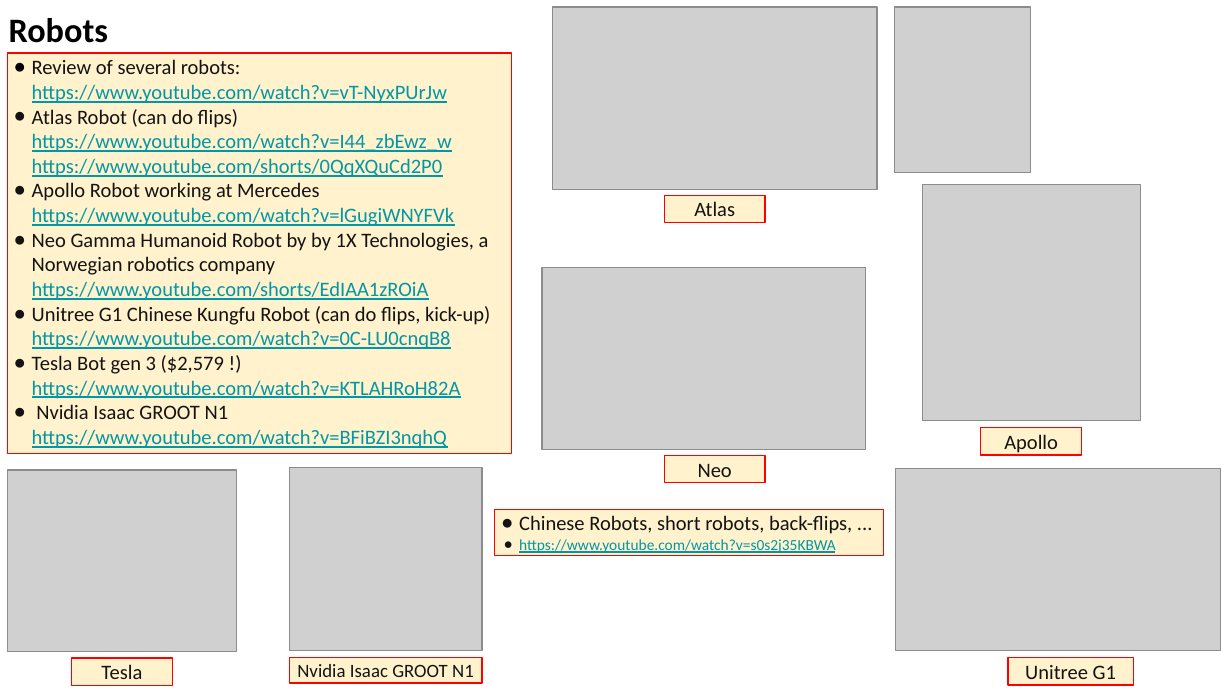
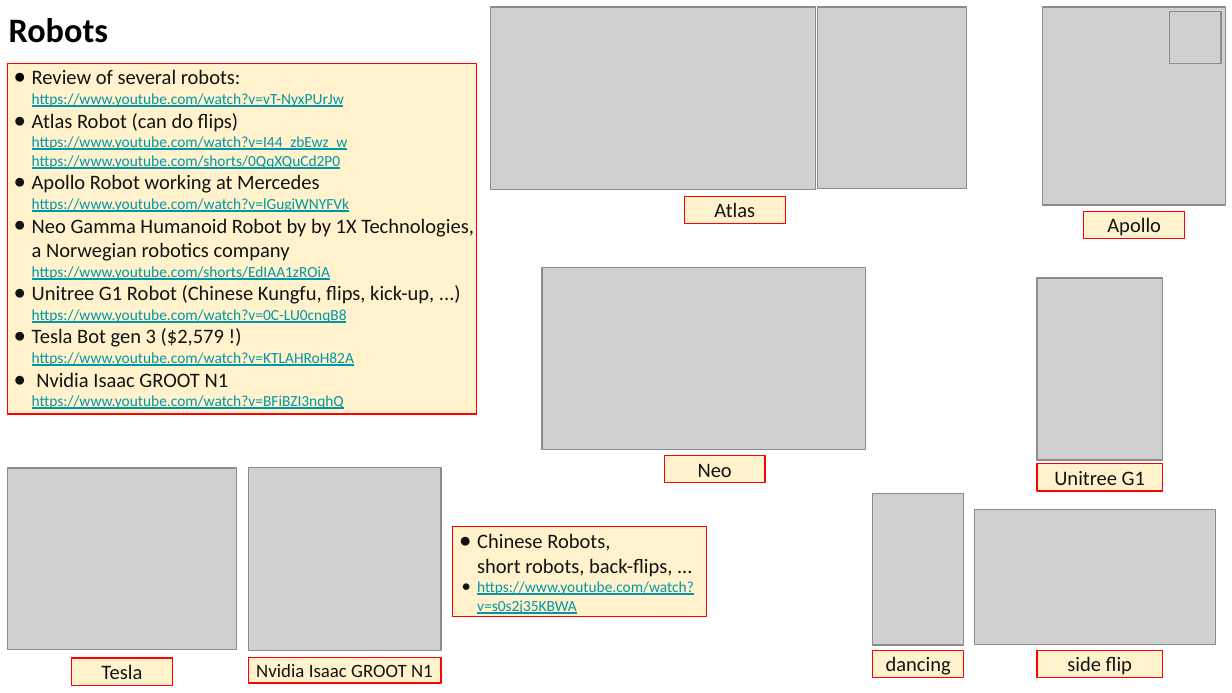
Before and after one commit to lselector/seminar, a slide deck: slide 17 of 2025/2025-03-28-AI-Updates.pptx (slide 16 before the commit). Drawn at 1232x693 pixels with LibreOffice and Linux fonts; fonts in the diff are those of the drawing; grey boxes stand for pictures. Boxes give left, top, right and bottom in pixels: in the first picture for what was removed or moved away, otherwise in the second. Text is boxed around its words. In the diff, an @@ line names an element or a change of style, - is before the commit and + after.

```diff
--- a/2025/2025-03-28-AI-Updates.pptx
+++ b/2025/2025-03-28-AI-Updates.pptx
@@ picture: place and size @@
-picture at [552, 7, 877, 190]
+picture at [490, 7, 816, 190]
@@ picture added at [817, 7, 966, 190] @@
@@ picture removed at [894, 7, 1030, 172] @@
@@ picture added at [1042, 7, 1225, 206] @@
@@ picture added at [1169, 12, 1221, 64] @@
@@ rectangle "Review of several robots: https://www.youtube.com/watch?v=vT ...": place and size @@
-rectangle "Review of several robots: https://www.youtube.com/watch?v=vT ..." at [7, 53, 511, 453]
+rectangle "Review of several robots: https://www.youtube.com/watch?v=vT ..." at [7, 63, 477, 414]
@@ text in rectangle at [32, 69, 474, 409]: size 12 to 9 pt in "https://www.youtube.com/watch?v=vT-NyxPUrJw", "https://www.youtube.com/watch?v=I44_zbEwz_w https://www.yout ...", "https://www.youtube.com/watch?v=lGugiWNYFVk", "https://www.youtube.com/shorts/EdIAA1zROiA" and 2 more places @@
@@ rectangle "Atlas": place and size @@
-rectangle "Atlas" at [664, 196, 765, 223]
+rectangle "Atlas" at [685, 196, 786, 223]
@@ picture removed at [923, 185, 1141, 421] @@
@@ rectangle "Apollo": place and size @@
-rectangle "Apollo" at [981, 428, 1082, 455]
+rectangle "Apollo" at [1084, 211, 1185, 238]
@@ text in rectangle at [32, 285, 434, 323]: text changed @@
-● Unitree G1 Chinese Kungfu Robot (can do flips, kick-up)
-  https://www.youtube.com/watch?v=0C-LU0cnqB8
+● Unitree G1 Robot (Chinese Kungfu, flips, kick-up, ...)
+  https://www.youtube.com/watch?v=0C-LU0cnqB8
@@ picture added at [1037, 278, 1163, 461] @@
@@ picture: place and size @@
-picture at [290, 468, 483, 650]
+picture at [249, 468, 442, 650]
@@ rectangle "Unitree G1": place and size @@
-rectangle "Unitree G1" at [1008, 658, 1133, 685]
+rectangle "Unitree G1" at [1037, 463, 1163, 490]
@@ picture added at [872, 494, 963, 646] @@
@@ rectangle "Chinese Robots, short robots, back-flips, ...": place and size @@
-rectangle "Chinese Robots, short robots, back-flips, ..." at [495, 509, 883, 554]
+rectangle "Chinese Robots, short robots, back-flips, ..." at [453, 527, 707, 617]
@@ picture: place and size @@
-picture at [896, 468, 1221, 650]
+picture at [975, 510, 1216, 646]
@@ rectangle "Nvidia Isaac GROOT N1": place and size @@
-rectangle "Nvidia Isaac GROOT N1" at [290, 658, 483, 684]
+rectangle "Nvidia Isaac GROOT N1" at [249, 658, 442, 684]
@@ rectangle added at [872, 650, 963, 678], fill #FFF2CC, outline #FF0000 0.75 pt, 12 pt, text #131313 @@
+dancing
@@ rectangle added at [1037, 650, 1163, 678], fill #FFF2CC, outline #FF0000 0.75 pt, 12 pt, text #131313 @@
+side flip
```
Also in this commit, not shown: 5 other slides changed, 2 slides added.
